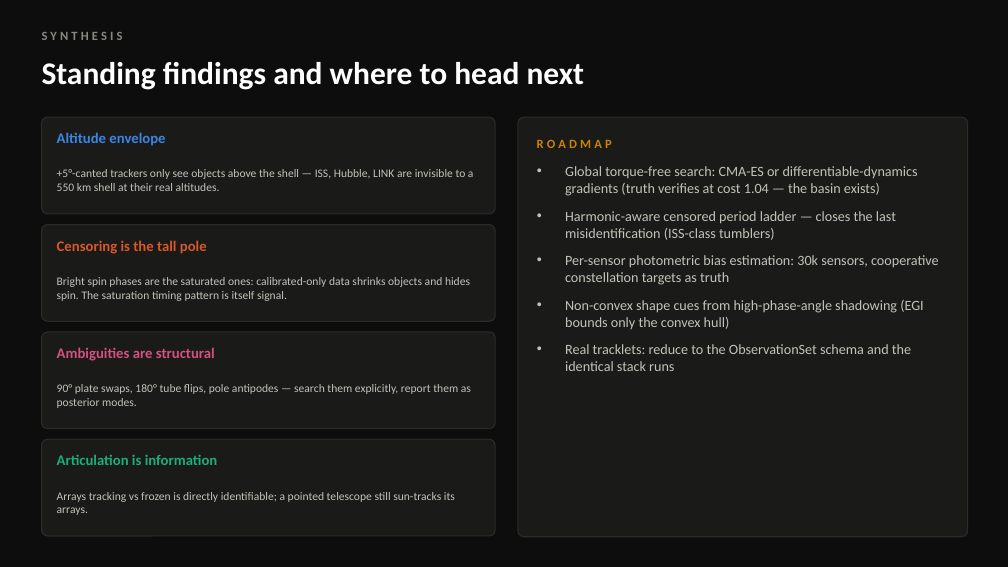
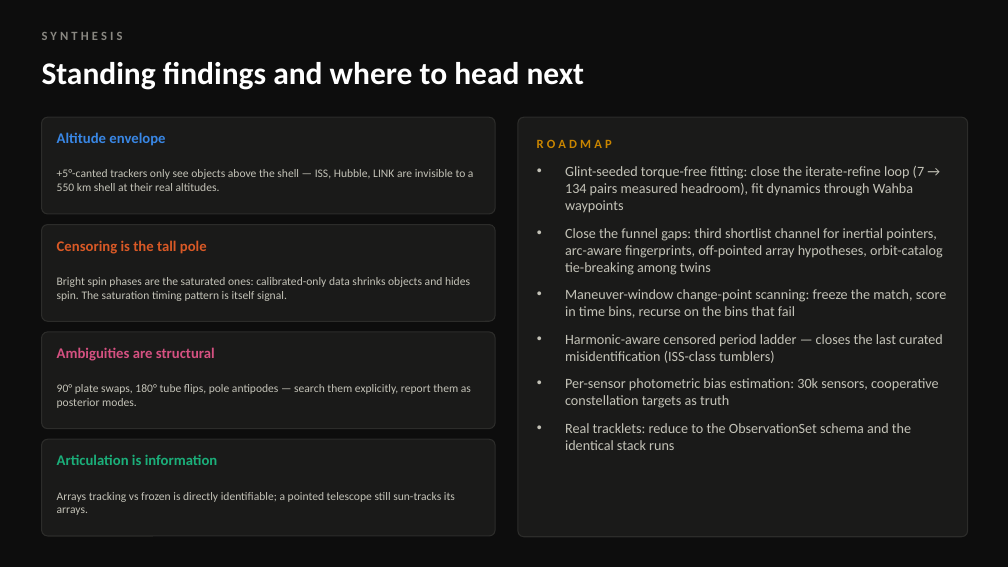
Before and after one commit to nikkelj/photometry, a slide deck: slide 16 of docs/photometry_briefing.pptx (slide 14 before the commit). Drawn at 1008x567 pixels with LibreOffice and Linux fonts; fonts in the diff are those of the drawing. Boxes give left, top, right and bottom in pixels: in the first picture for what was removed or moved away, otherwise in the second. Text is boxed around its words. In the diff, an @@ line names an element or a change of style, - is before the commit and + after.

```diff
--- a/docs/photometry_briefing.pptx
+++ b/docs/photometry_briefing.pptx
@@ text at (565, 166, 947, 363): text changed @@
-• Global torque-free search: CMA-ES or differentiable-dynamics gradients (truth verifies at cost 1.04 — the basin exists)
-• Harmonic-aware censored period ladder — closes the last misidentification (ISS-class tumblers)
+• Glint-seeded torque-free fitting: close the iterate-refine loop (7 → 134 pairs measured headroom), fit dynamics through Wahba waypoints
+• Close the funnel gaps: third shortlist channel for inertial pointers, arc-aware fingerprints, off-pointed array hypotheses, orbit-catalog tie-breaking among twins
+• Maneuver-window change-point scanning: freeze the match, score in time bins, recurse on the bins that fail
+• Harmonic-aware censored period ladder — closes the last curated misidentification (ISS-class tumblers)
@@ text at (565, 300, 923, 329): paragraph removed @@
-• Non-convex shape cues from high-phase-angle shadowing (EGI bounds only the convex hull)
```
Also in this commit, not shown: 1 other slide changed, 2 slides added, 11 other files.
